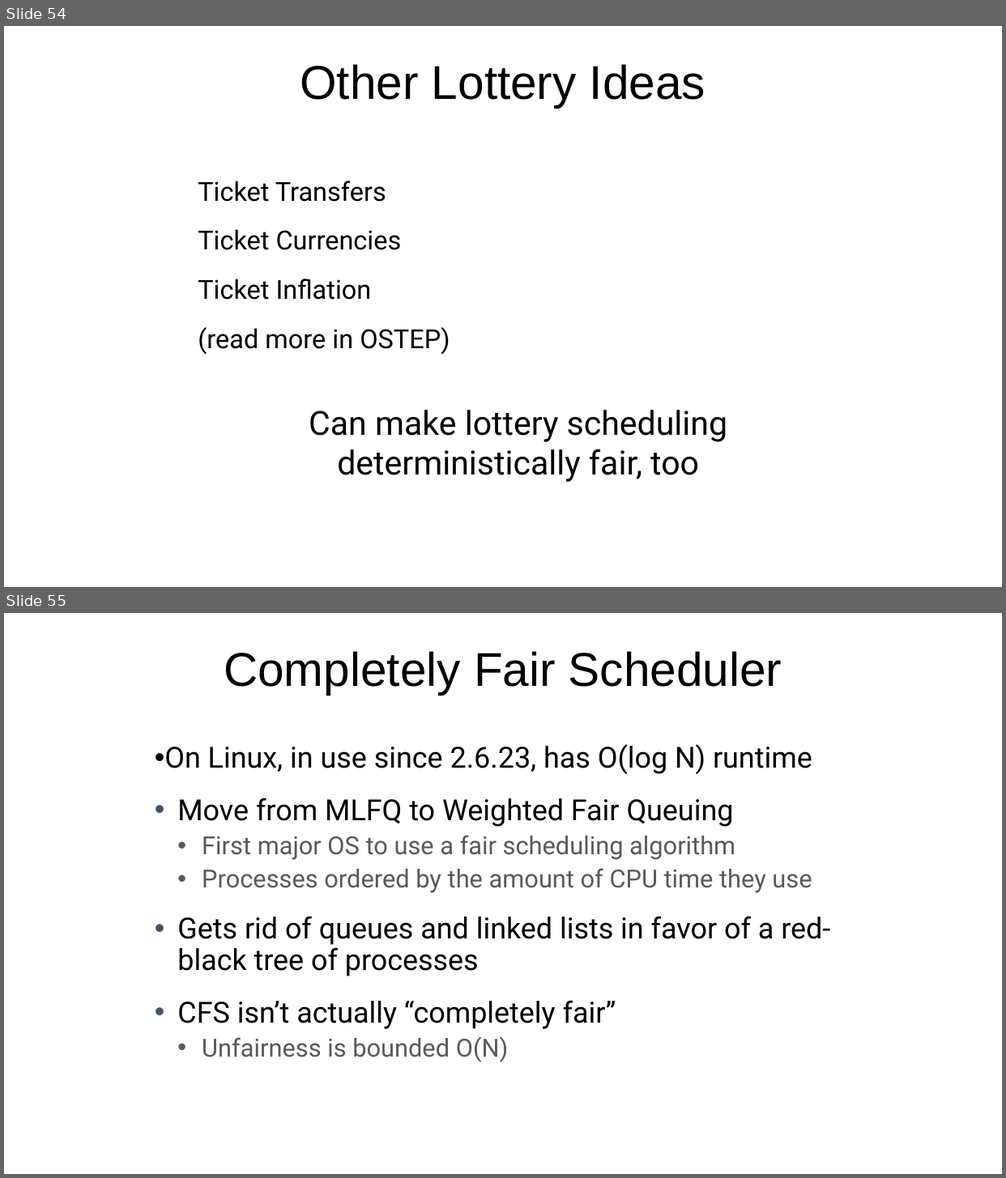
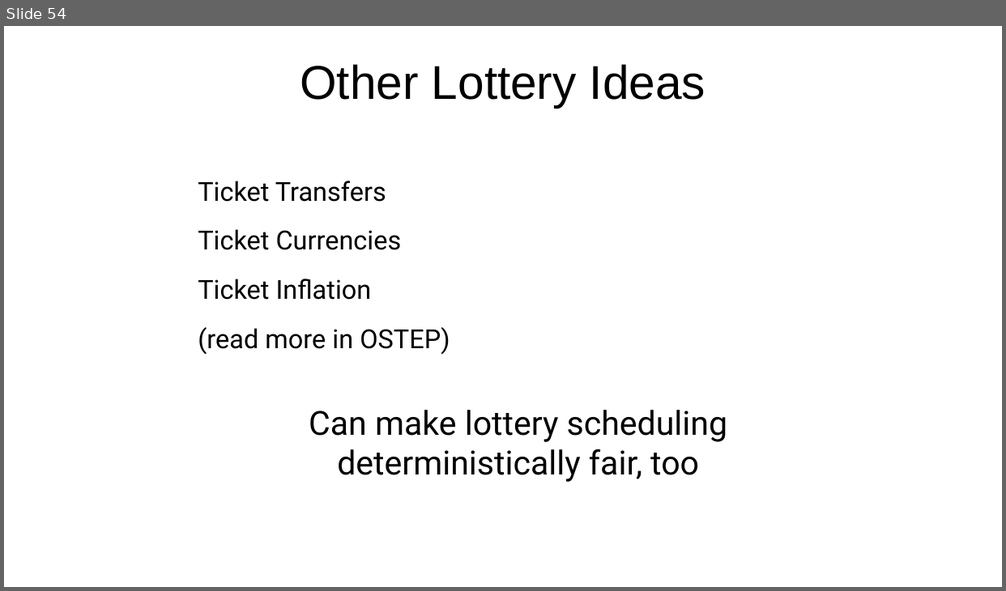
Before and after one commit to ngsrinivas/coursegen, a slide deck: ex/416-F23/staging/416-F23/lectures/03-scheduling.pptx. Shown one above the other, each under a label of ours: slides 54 and 55 before the commit, slide 54 after it. The pictures are 1006x1178 and 1006x591 pixels, drawn with LibreOffice and Linux fonts; fonts in the diff are those of the drawing. Boxes give left, top, right and bottom in pixels: in the first picture for what was removed or moved away, otherwise in the second. Text is boxed around its words. In the diff, an @@ line names an element or a change of style, - is before the commit and + after.

```diff
--- a/ex/416-F23/staging/416-F23/lectures/03-scheduling.pptx
+++ b/ex/416-F23/staging/416-F23/lectures/03-scheduling.pptx
@@ slide 55 removed at [4,613,1002,1174], background #FFFFFF @@
@@ title removed at [224,651,782,694] @@
-Completely Fair Scheduler
@@ text removed at [164,744,830,1063] @@
-• On Linux, in use since 2.6.23, has O(log N) runtime
-• Move from MLFQ to Weighted Fair Queuing
-  • First major OS to use a fair scheduling algorithm
-  • Processes ordered by the amount of CPU time they use
-• Gets rid of queues and linked lists in favor of a red-black tree of processes
-• CFS isn’t actually “completely fair”
-  • Unfairness is bounded O(N)
```
Also in this commit, not shown: 10 other slides removed, 6 other files.
